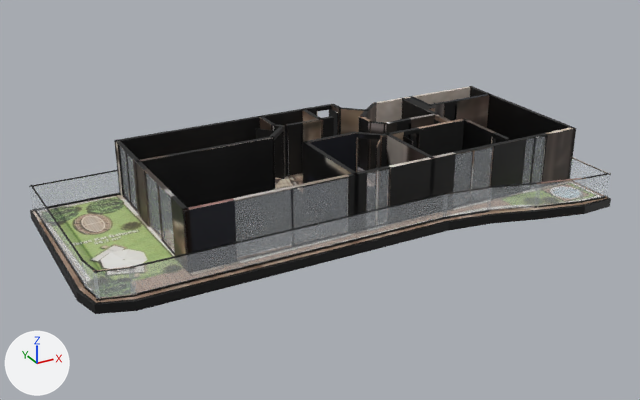
An edit to the glTF model _bake/glb/kent-45/model.glb, drawn before and after from the same camera.
Both versions are drawn from a 50 mm lens placed at (-15.5, -27.8, 14.1), pointed at (-0.3, -0.2, 0.3). Lighting does not change. The marker at lower left points along +X, +Y and +Z. The older version comes first. Where no turn or scale is listed for an object, it has been applied to the vertices. Vertices at exactly the same position are counted once.

Script lines for the objects in view, before the commit:
```python
mat_baked = bpy.data.materials.new('baked')
mat_baked.use_nodes = True; mat_baked.node_tree.nodes.clear()
_N = mat_baked.node_tree.nodes; _L = mat_baked.node_tree.links
n0 = _N.new('ShaderNodeBsdfPrincipled'); n0.name = 'Principled BSDF'
n1 = _N.new('ShaderNodeOutputMaterial'); n1.name = 'Material Output'
n2 = _N.new('ShaderNodeTexImage'); n2.name = 'Image Texture'
n2.image = img_model_glb
n3 = _N.new('ShaderNodeMapping'); n3.name = 'Mapping'
n3.inputs[1].default_value = (0.00152, -14.96, 0.0)  # 'Location'
n3.inputs[3].default_value = (13.0, 15.96, 1.0)  # 'Scale'
n4 = _N.new('ShaderNodeUVMap'); n4.name = 'UV Map'
n4.uv_map = 'UVMap'
_L.new(n0.outputs[0], n1.inputs[0])  # 'BSDF' to 'Surface'
_L.new(n2.outputs[0], n0.inputs[0])  # 'Color' to 'Base Color'
_L.new(n3.outputs[0], n2.inputs[0])  # 'Vector' to 'Vector'
_L.new(n4.outputs[0], n3.inputs[0])  # 'UV' to 'Vector'
me_mesh_0 = bpy.data.meshes.new('Mesh_0')
me_mesh_0.from_pydata(...)  # 3210 vertices, 5788 faces; spans x 0.0..20.6, y -10.0..0.0, z 0.0..2.6
me_mesh_0.materials.append(mat_baked)
me_mesh_2 = bpy.data.meshes.new('Mesh_2')
me_mesh_2.from_pydata(...)  # a box spanning x 1.45..13.7, y -8.35..-8.34, z 0.36..1.36
me_mesh_2.materials.append(mat_glass_rt)  # white #edf3f9
me_mesh_7 = bpy.data.meshes.new('Mesh_7')
me_mesh_7.from_pydata(...)  # 8 vertices, 12 faces; spans x 13.53..15.56, y -8.67..-8.33, z 0.36..1.36
me_mesh_7.materials.append(mat_glass_rt)  # white #edf3f9
ob_mesh_0 = bpy.data.objects.new('Mesh_0', me_mesh_0)
ob_mesh_0.location = (-10.33, 4.99, -0.36)
ob_mesh_2 = bpy.data.objects.new('Mesh_2', me_mesh_2)
ob_mesh_2.location = (-10.33, 4.99, -0.36)
ob_mesh_7 = bpy.data.objects.new('Mesh_7', me_mesh_7)
ob_mesh_7.location = (-10.33, 4.99, -0.36)
# also in view: 'Mesh_6' at (6.1, -3.9, 0.5); 'Mesh_15' at (5.0, -2.7, 1.1); 'Mesh_5' at (7.9, -4.5, 0.5); 'Mesh_1' at (-8.4, 4.8, 0.5); 'Mesh_4' at (9.5, -4.8, 0.5)
```
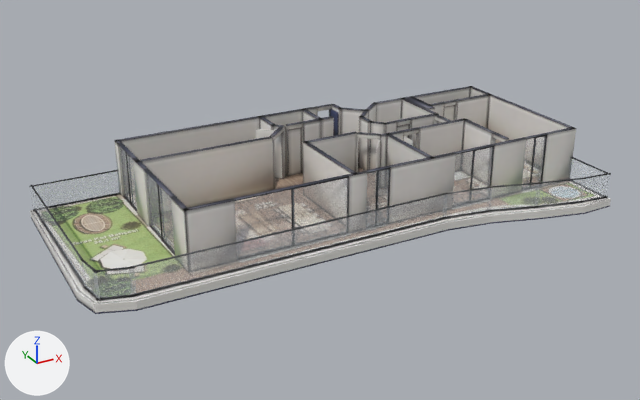
Edits to the bpy script that builds the scene:
```text
Change mat_baked:
    where n3 = _N.new('ShaderNodeMapping'); n3.name = 'Mapping'
    n3.inputs[1].default_value: (0.00152, -14.96, 0.0) -> (0.000974, -14.97, 0.0)  # 'Location'
    n3.inputs[3].default_value: (13.0, 15.96, 1.0) -> (15.41, 15.97, 1.0)  # 'Scale'
Change me_mesh_0:
    used by ob_mesh_0; location = (-10.33, 4.99, -0.36)
    remove me_mesh_0.from_pydata(...)  # 3210 vertices, 5788 faces; spans x 0.0..20.6, y -10.0..0.0, z 0.0..2.6
    add me_mesh_0.from_pydata(...)  # 4087 vertices, 7642 faces; spans x 0.0..20.6, y -10.0..0.0, z 0.0..2.6
    me_mesh_0 part 1: 24 vertices moved within x 3.8..17.3, y -9.2..-0.1, z 0.0..0.4; 5 vertices removed from x 10.3..17.2, y -9.2..-1.7, z 0.4..1.4; 882 vertices added at x 3.6..20.6, y -9.2..-0.1, z 0.0..2.6
    me_mesh_0 part 2: 2876 kept faces spanning x 0.0..20.6, y -10.0..0.0, z 0.0..2.6 get new texture (UV) coordinates
```

Location of each change, [x1, y1, x2, y2] in pixels of the pictures (640 x 400 px):
'Mesh_0', surface changed (black to grey)
    both: [30, 86, 611, 314]
part 1 of me_mesh_0, reshaped
    before: [33, 125, 586, 210]
    after: [33, 111, 583, 256]
part 2 of me_mesh_0, surface changed (black to grey)
    both: [30, 86, 611, 314]
